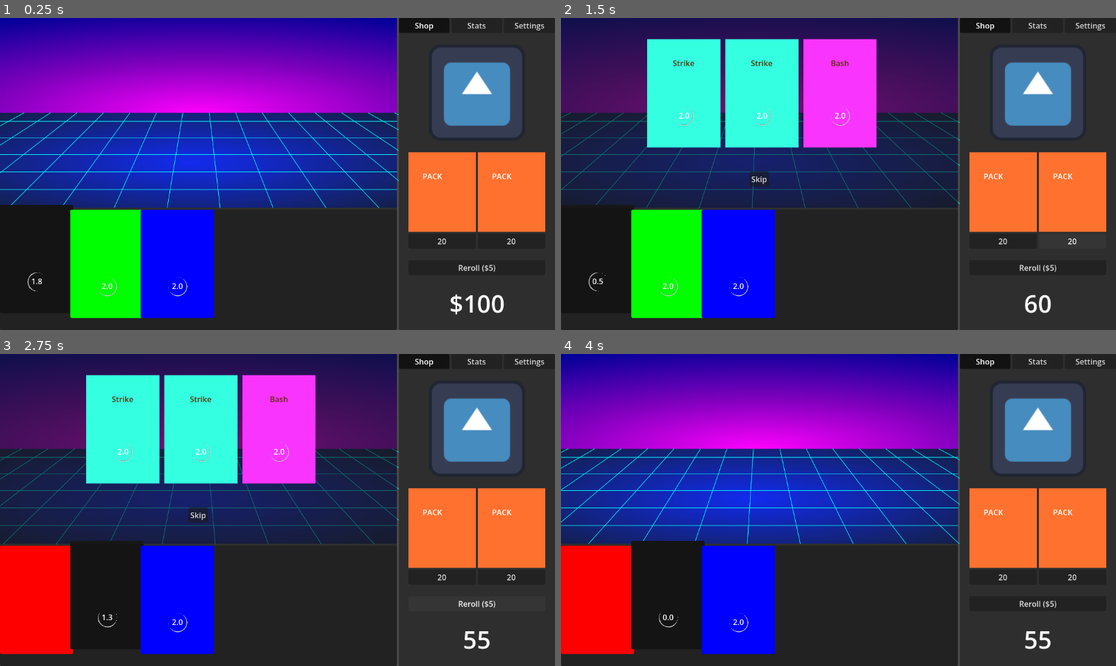
Above: before the commit, frames 1-4 (two rows, left to right).
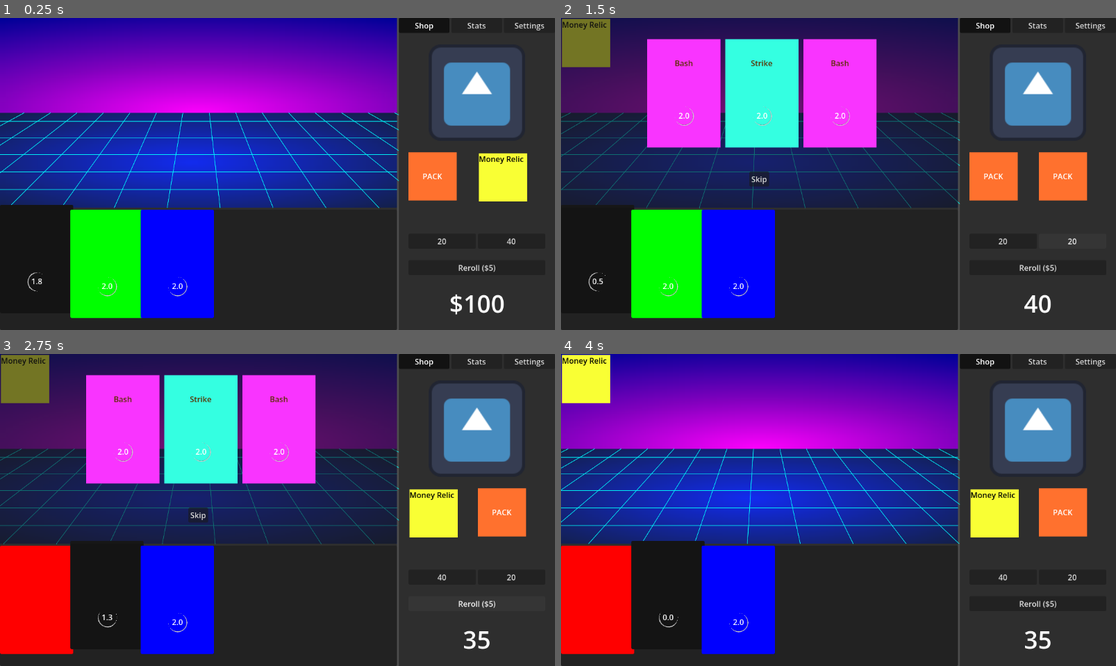
Above: after the commit, the same moments.

Repository: followthedopamine/card-battler
Game: Godot game, scene res://scenes/main.tscn
Same seed, same stepped clock (60 frames per second), same inputs: the game is played once before the commit and once after it. The engine's default icon, where the game draws it, is replaced by a stand-in: a white triangle on a blue panel in a dark square.
Inputs (mouse positions are in pixels of both pictures, inside the frame that each line leads up to):
- Up to frame 1 (0.25 s): no input
- Up to frame 2 (1.5 s): click "20" at 0.5 s; click (1071, 242) at 1.25 s, where only the run after the commit has a clickable "40"
- Up to frame 3 (2.75 s): click "Reroll ($5)" at 2 s
- Up to frame 4 (4 s): click "Skip" at 2.75 s; click "Shop" at 3.5 s

The runs differ from the first frame. In frame 1, 4.9% of the frame differs, in the area x 73-99%, y 42-73%; in frame 2, 9.7%; in frame 3, 11%, in the area x 0-99%, y 0-95%; in frame 4, 6.3%.

Commit message:
Created a basic relic

Diff:
--- a/autoloads/SignalBus.gd
+++ b/autoloads/SignalBus.gd
@@ -15,3 +15,6 @@
 # Card signals
 signal card_discarded(card: Card)
 signal card_chosen(card: Card)
+
+# Relic signals
+signal relic_added(relic: Relic)
--- a/scenes/card/Card.gd
+++ b/scenes/card/Card.gd
@@ -48,7 +48,7 @@
 	pivot_offset = PIVOT_POINT
 
 	for tooltip_string: String in tooltips:
-		add_tooltip(tooltip_string)
+		Tooltip.new(tooltip_string, self)
 
 func _process(delta: float) -> void:
 	super(delta)
--- a/scenes/card/CardController.gd
+++ b/scenes/card/CardController.gd
@@ -137,9 +137,6 @@
 	if card_controller != held_card_controller:
 		hovered_card_controller = card_controller
 
-func add_tooltip(tooltip_string: String) -> void:
-	Tooltip.new(tooltip_string, self)
-
 func end_drag() -> void:
 	held_card_controller = null
 	dragging = false
--- a/scenes/main.tscn
+++ b/scenes/main.tscn
@@ -1,9 +1,10 @@
-[gd_scene load_steps=5 format=3 uid="uid://d2fckbvtof2w3"]
+[gd_scene load_steps=6 format=3 uid="uid://d2fckbvtof2w3"]
 
 [ext_resource type="PackedScene" uid="uid://b653dafp8uotu" path="res://scenes/play_panel/PlayPanel.tscn" id="1_0xm2m"]
 [ext_resource type="PackedScene" uid="uid://ddmjclkybk575" path="res://scenes/right_panel/RightPanel.tscn" id="1_ig7tw"]
 [ext_resource type="Script" uid="uid://dmlrayuv3piks" path="res://scenes/main.gd" id="1_sugp2"]
 [ext_resource type="PackedScene" uid="uid://bjq04um7xfdx1" path="res://scenes/hand/Hand.tscn" id="2_sugp2"]
+[ext_resource type="PackedScene" uid="uid://vq84ampu1n1v" path="res://scenes/relic/relic_container.tscn" id="5_tbgi4"]
 
 [node name="Main" type="Control"]
 layout_mode = 3
@@ -43,6 +44,9 @@
 z_index = 1
 layout_mode = 2
 
+[node name="RelicHBoxContainer" parent="." instance=ExtResource("5_tbgi4")]
+layout_mode = 0
+
 [node name="GlobalTimer" type="Timer" parent="." groups=["GlobalTimer"]]
 autostart = true
 
--- /dev/null
+++ b/scenes/relic/Relic.gd
@@ -0,0 +1,23 @@
+class_name Relic extends MarginContainer
+
+@export var relic_sprite: Texture2D
+@export var relic_name: String
+@export var tooltips: Array[String]
+
+const RELIC_COMPONENTS_SCENE: PackedScene = preload("res://scenes/relic/relic_components/relic_components.tscn")
+
+func _ready() -> void:
+	SignalBus.relic_added.connect(_on_relic_added)
+
+	var relic_components: RelicComponents = RELIC_COMPONENTS_SCENE.instantiate()
+	self.add_child(relic_components)
+	for tooltip_string: String in tooltips:
+		Tooltip.new(tooltip_string, self)
+	self.size_flags_vertical = Control.SIZE_SHRINK_BEGIN
+
+func _on_relic_added(relic: Relic) -> void:
+	if relic == self:
+		added_effect()
+
+func added_effect() -> void:
+	pass
--- /dev/null
+++ b/scenes/relic/RelicDisplay.gd
@@ -0,0 +1,15 @@
+class_name RelicDisplay extends HBoxContainer
+
+func _ready() -> void:
+	SignalBus.relic_added.connect(_on_relic_added)
+
+func _on_relic_added(relic: Relic) -> void:
+	# Relic is destroyed even after being reparented because of the way
+	# restocking items works so just create a copy. This isn't the most
+	# efficient way to handle this but it's simple and works and won't have
+	# a measurable impact on performance.
+	#var relic_copy: Relic = relic.duplicate()
+	relic.reparent(self)
+	# This seems like a weird place to call this but otherwise we run into the
+	# duplication messing with the signal race.
+	#relic.added_effect()
--- /dev/null
+++ b/scenes/relic/relic_components/RelicComponents.gd
@@ -0,0 +1,4 @@
+class_name RelicComponents extends MarginContainer
+
+@export var texture_rect: TextureRect
+@export var label: RichTextLabel
--- /dev/null
+++ b/scenes/relic/relic_components/relic_components.tscn
@@ -0,0 +1,27 @@
+[gd_scene load_steps=3 format=3 uid="uid://4nmhmcvfrdn3"]
+
+[ext_resource type="Script" uid="uid://cgkyct6hbfte1" path="res://scenes/relic/relic_components/RelicComponents.gd" id="1_dffkk"]
+[ext_resource type="Texture2D" uid="uid://d68dtnn7maij" path="res://scenes/right_panel/tabs/shop/shop_slot/images/placeholder_card_3.png" id="1_kfsi6"]
+
+[node name="RelicComponents" type="MarginContainer" node_paths=PackedStringArray("texture_rect", "label")]
+offset_right = 100.0
+offset_bottom = 100.0
+size_flags_vertical = 0
+theme_override_constants/margin_left = 1
+theme_override_constants/margin_top = 1
+theme_override_constants/margin_right = 1
+theme_override_constants/margin_bottom = 1
+script = ExtResource("1_dffkk")
+texture_rect = NodePath("TextureRect")
+label = NodePath("RichTextLabel")
+
+[node name="TextureRect" type="TextureRect" parent="."]
+layout_mode = 2
+texture = ExtResource("1_kfsi6")
+
+[node name="RichTextLabel" type="RichTextLabel" parent="."]
+layout_mode = 2
+mouse_filter = 1
+theme_override_colors/default_color = Color(0, 0, 0, 1)
+text = "Money Relic"
+fit_content = true
--- /dev/null
+++ b/scenes/relic/relic_container.tscn
@@ -0,0 +1,9 @@
+[gd_scene load_steps=2 format=3 uid="uid://vq84ampu1n1v"]
+
+[ext_resource type="Script" uid="uid://deg2x7ib23u0u" path="res://scenes/relic/RelicDisplay.gd" id="1_4kypy"]
+
+[node name="RelicHBoxContainer" type="HBoxContainer"]
+offset_bottom = 648.0
+size_flags_vertical = 0
+mouse_filter = 2
+script = ExtResource("1_4kypy")
--- /dev/null
+++ b/scenes/relics/money_relic/MoneyRelic.gd
@@ -0,0 +1,4 @@
+extends Relic
+
+func added_effect() -> void:
+	PlayerManager.currency_modifier += 0.5
--- /dev/null
+++ b/scenes/relics/money_relic/money_relic.tscn
@@ -0,0 +1,19 @@
+[gd_scene load_steps=3 format=3 uid="uid://d24frx2cu7k76"]
+
+[ext_resource type="Script" uid="uid://b3khtev37ydvc" path="res://scenes/relics/money_relic/MoneyRelic.gd" id="1_lv6w0"]
+[ext_resource type="Texture2D" uid="uid://d68dtnn7maij" path="res://scenes/right_panel/tabs/shop/shop_slot/images/placeholder_card_3.png" id="1_rfic2"]
+
+[node name="MoneyRelic" type="MarginContainer"]
+custom_minimum_size = Vector2(50, 50)
+offset_right = 50.0
+offset_bottom = 50.0
+size_flags_vertical = 0
+theme_override_constants/margin_left = 1
+theme_override_constants/margin_top = 1
+theme_override_constants/margin_right = 1
+theme_override_constants/margin_bottom = 1
+script = ExtResource("1_lv6w0")
+relic_sprite = ExtResource("1_rfic2")
+relic_name = "Money"
+tooltips = Array[String](["Add 50% money"])
+metadata/_custom_type_script = "uid://dcn785x8e1aj1"
--- a/scenes/right_panel/tabs/shop/shop_slot/ShopSlot.tscn
+++ b/scenes/right_panel/tabs/shop/shop_slot/ShopSlot.tscn
@@ -1,8 +1,7 @@
-[gd_scene load_steps=4 format=3 uid="uid://dm7jexr54pml4"]
+[gd_scene load_steps=3 format=3 uid="uid://dm7jexr54pml4"]
 
 [ext_resource type="Script" uid="uid://bxknk2n2fnfax" path="res://scenes/right_panel/tabs/shop/shop_slot/scripts/ShopSlot.gd" id="1_hr8cm"]
 [ext_resource type="Resource" uid="uid://cpmmj5444k2ii" path="res://scenes/right_panel/tabs/shop/shop_slot/resources/ShopData.tres" id="2_teigl"]
-[ext_resource type="PackedScene" uid="uid://b8lmu1lufvt4j" path="res://scenes/packs/Pack.tscn" id="3_teigl"]
 
 [node name="ShopSlot" type="MarginContainer" node_paths=PackedStringArray("buy_button", "slot_item")]
 custom_minimum_size = Vector2(140, 200)
@@ -23,14 +22,6 @@
 layout_mode = 2
 size_flags_vertical = 3
 
-[node name="Pack" parent="ShopSlotVBoxContainer/SlotItemControl" instance=ExtResource("3_teigl")]
-layout_mode = 1
-anchors_preset = 15
-anchor_right = 1.0
-anchor_bottom = 1.0
-grow_horizontal = 2
-grow_vertical = 2
-
 [node name="ShopSlotBuyButton" type="Button" parent="ShopSlotVBoxContainer"]
 layout_mode = 2
 text = "$20"
--- a/scenes/right_panel/tabs/shop/shop_slot/resources/ShopData.tres
+++ b/scenes/right_panel/tabs/shop/shop_slot/resources/ShopData.tres
@@ -1,8 +1,9 @@
-[gd_resource type="Resource" script_class="ShopData" load_steps=5 format=3 uid="uid://cpmmj5444k2ii"]
+[gd_resource type="Resource" script_class="ShopData" load_steps=7 format=3 uid="uid://cpmmj5444k2ii"]
 
 [ext_resource type="Script" uid="uid://b53v2ikroxkgs" path="res://scenes/right_panel/tabs/shop/shop_slot/scripts/ShopData.gd" id="1_43vxk"]
 [ext_resource type="Script" uid="uid://dgaaqxo1s7olq" path="res://scenes/right_panel/tabs/shop/shop_slot/scripts/ShopItemData.gd" id="2_cbdoc"]
 [ext_resource type="PackedScene" uid="uid://b8lmu1lufvt4j" path="res://scenes/packs/Pack.tscn" id="3_bjqil"]
+[ext_resource type="PackedScene" uid="uid://d24frx2cu7k76" path="res://scenes/relics/money_relic/money_relic.tscn" id="4_t8mk2"]
 
 [sub_resource type="Resource" id="Resource_bjqil"]
 script = ExtResource("2_cbdoc")
@@ -10,6 +11,12 @@
 base_price = 20
 metadata/_custom_type_script = "uid://dgaaqxo1s7olq"
 
+[sub_resource type="Resource" id="Resource_1xqy4"]
+script = ExtResource("2_cbdoc")
+item = ExtResource("4_t8mk2")
+base_price = 40
+metadata/_custom_type_script = "uid://dgaaqxo1s7olq"
+
 [resource]
 script = ExtResource("1_43vxk")
-shop_items = Array[ExtResource("2_cbdoc")]([SubResource("Resource_bjqil")])
+shop_items = Array[ExtResource("2_cbdoc")]([SubResource("Resource_bjqil"), SubResource("Resource_1xqy4")])
--- a/scenes/right_panel/tabs/shop/shop_slot/scripts/ShopSlot.gd
+++ b/scenes/right_panel/tabs/shop/shop_slot/scripts/ShopSlot.gd
@@ -20,9 +20,20 @@
 	if PlayerManager.currency < current_item_data.base_price:
 		return
 	PlayerManager.currency -= current_item_data.base_price
-	# TODO: Add item transferring
+	if current_item is Relic:
+		buy_relic()
+		return
 	if current_item is Pack:
-		SignalBus.pack_opened.emit()
+		buy_pack()
+		return
+
+func buy_relic() -> void:
+	SignalBus.relic_added.emit(current_item)
+	# If we call restock here the relic will be destroyed after it's reparented
+	create_item()
+
+func buy_pack() -> void:
+	SignalBus.pack_opened.emit()
 	restock_item()
 
 func restock_item() -> void:
@@ -36,14 +47,16 @@
 	# A potential flaw with this option is that nodes will have to be freed and instantiated
 	# which is pretty terrible way to manage memory. It shouldn't have a noticable impact on
 	# performance though unless there are 100s of shop slots.
+	destroy_item()
+	create_item()
+
+func destroy_item() -> void:
+	if current_item != null:
+		current_item.queue_free()
+
+func create_item() -> void:
 	current_item_data = shop_data.shop_items.pick_random()
 	buy_button.text = str(current_item_data.base_price)
-	create_item()
-
-
-func create_item() -> void:
 	var new_item_instance: Node = current_item_data.item.instantiate()
-	if current_item != null:
-		current_item.queue_free()
 	slot_item.add_child(new_item_instance)
 	current_item = new_item_instance
Not shown, added: scenes/relic/Relic.gd.uid
Not shown, added: scenes/relic/RelicDisplay.gd.uid
Not shown, added: scenes/relic/relic_components/RelicComponents.gd.uid
Not shown, added: scenes/relics/money_relic/MoneyRelic.gd.uid
Not shown, changed: .kanbn/index.md
Not shown, added: .kanbn/tasks/bug-first-can-t-be-dragged-when-only-two-cards.md
Not shown, added: .kanbn/tasks/bug-sometimes-you-can-take-two-cards-from-a-pack.md
Not shown, added: .kanbn/tasks/bug-tooltip-doesn-t-refresh-variables-instantly.md
